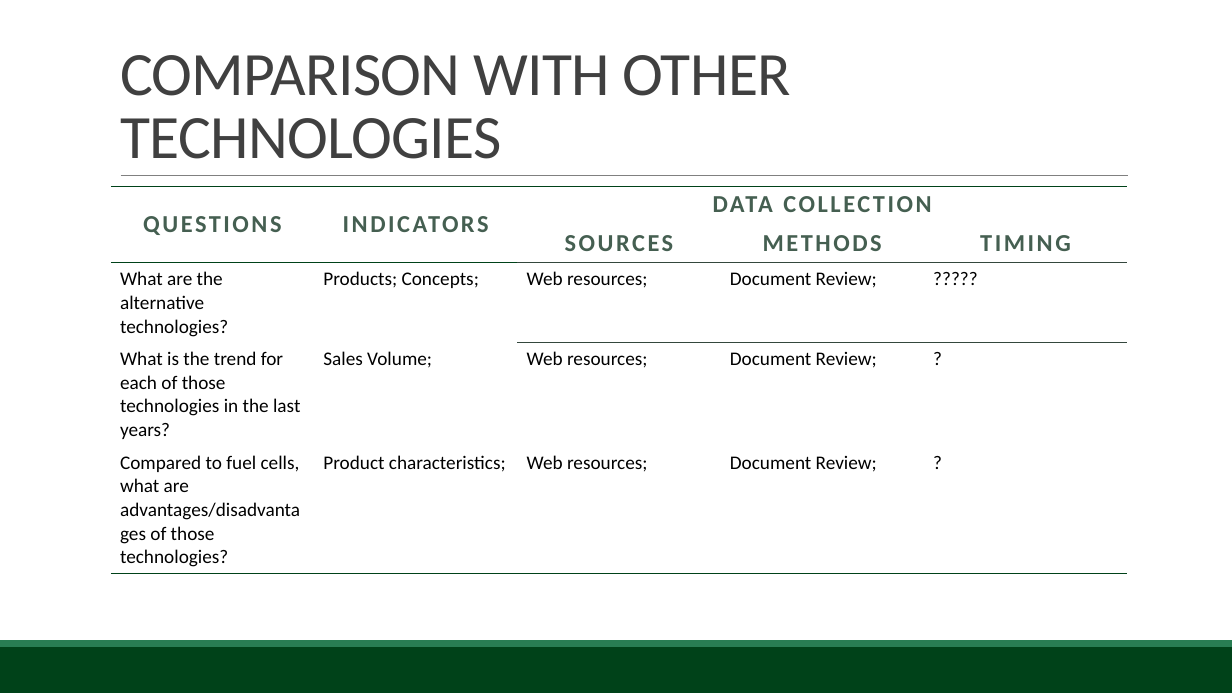
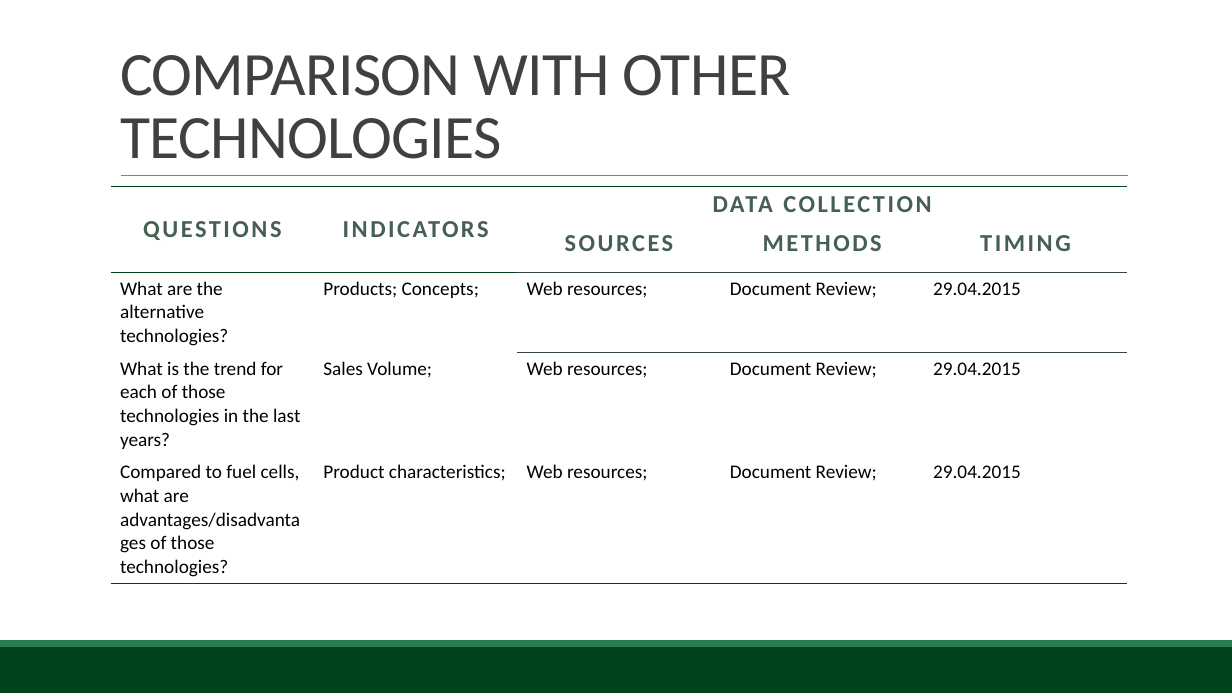
Before and after one commit to BambuGMS/Industry-Analysis-Report, a slide deck: slide 17 of Assignments/Presentations/2015.04.15Presentation_0.1.pptx. Drawn at 1232x693 pixels with LibreOffice and Linux fonts; fonts in the diff are those of the drawing; background and template pictures are left out. Boxes give left, top, right and bottom in pixels: in the first picture for what was removed or moved away, otherwise in the second. Text is boxed around its words. In the diff, an @@ line names an element or a change of style, - is before the commit and + after.

```diff
--- a/Assignments/Presentations/2015.04.15Presentation_0.1.pptx
+++ b/Assignments/Presentations/2015.04.15Presentation_0.1.pptx
@@ table at box(111, 187, 1128, 581) @@
-row 3, column 5: ?????
+row 3, column 5: 29.04.2015
-row 4, column 5: ?
+row 4, column 5: 29.04.2015
-row 5, column 5: ?
+row 5, column 5: 29.04.2015
```
Also in this commit, not shown: 2 other slides changed, 2 slides added.
